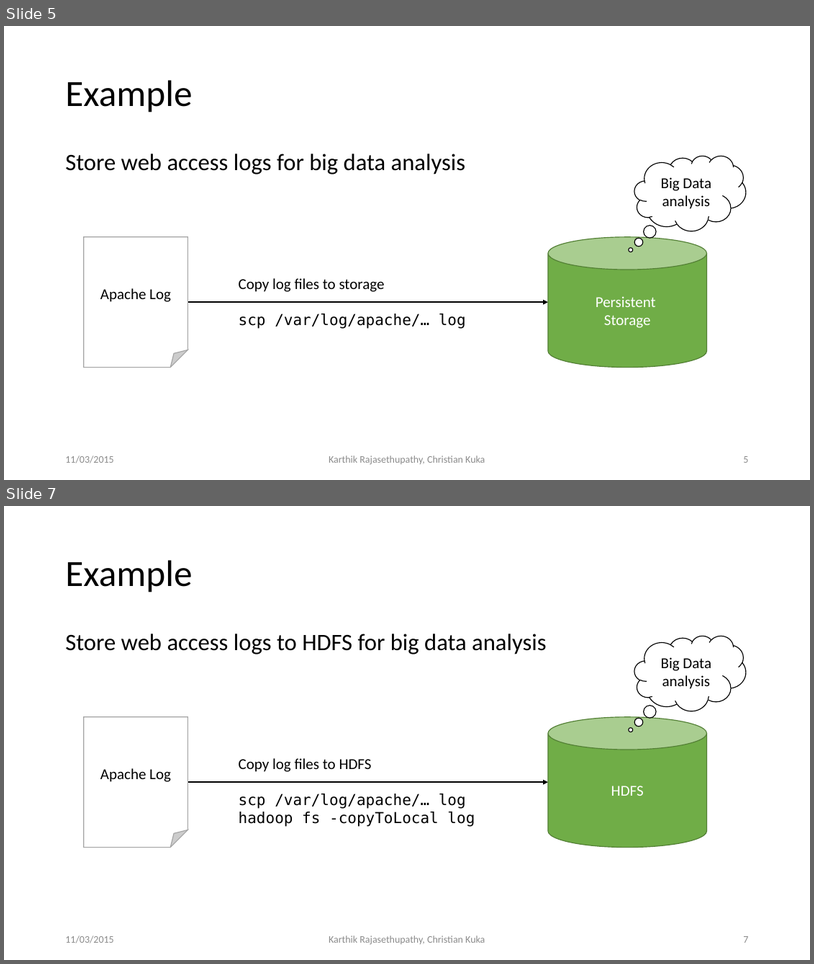
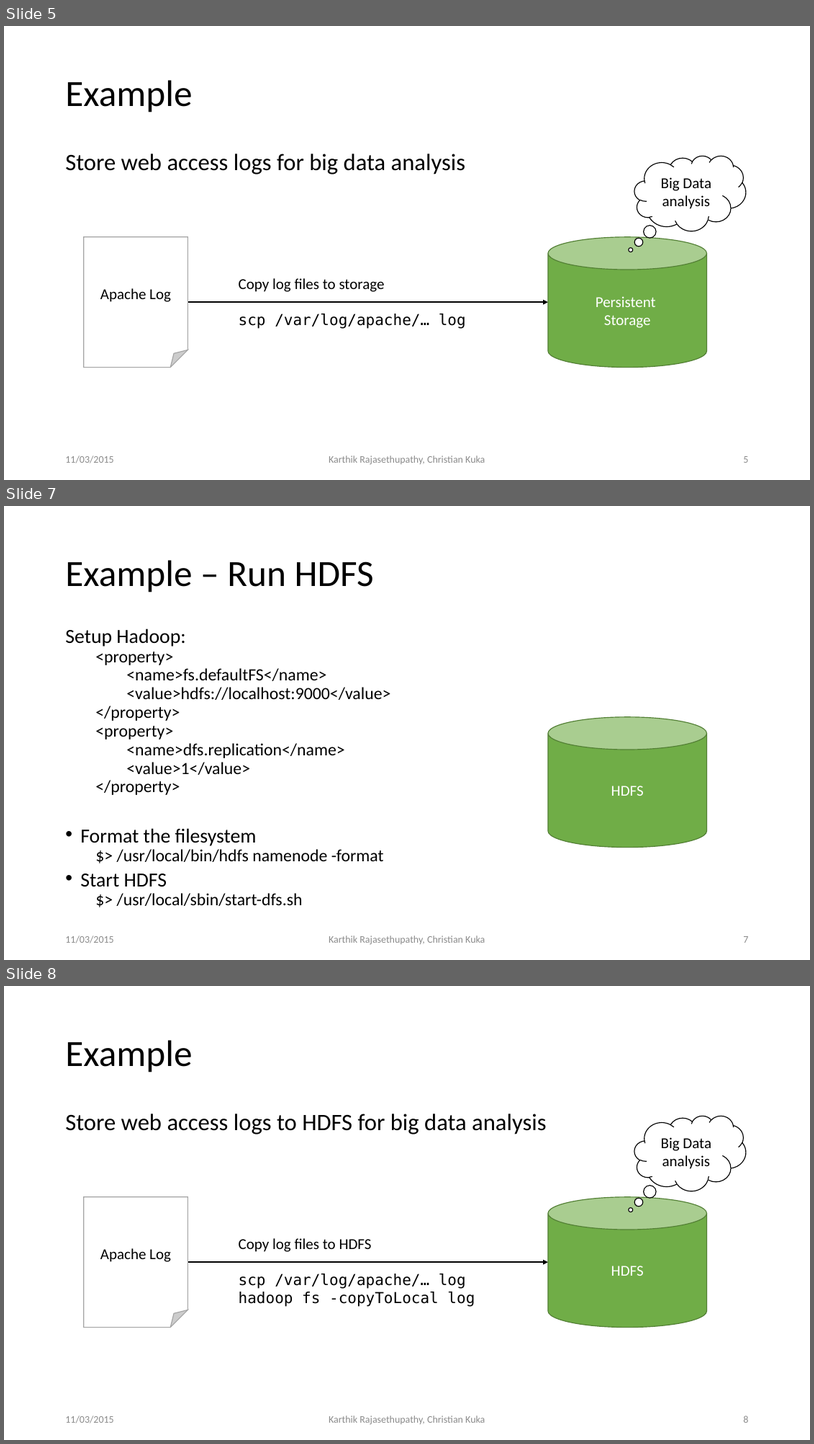
Before and after one commit to ckuka/SHDS, a slide deck: slides/ShanghaiDataScience_Master.pptx. Shown one above the other, each under a label of ours: slides 5 and 7 before the commit, slides 5, 7 and 8 after it; the slides between them are not shown. The pictures are 814x964 and 814x1444 pixels, drawn with LibreOffice and Linux fonts; fonts in the diff are those of the drawing. Boxes give left, top, right and bottom in pixels: in the first picture for what was removed or moved away, otherwise in the second. Text is boxed around its words. In the diff, an @@ line names an element or a change of style, - is before the commit and + after.

```diff
--- a/slides/ShanghaiDataScience_Master.pptx
+++ b/slides/ShanghaiDataScience_Master.pptx
@@ slide 7 added at <box>4,506,810,960</box>, background #FFFFFF @@
@@ title added at <box>65,560,374,592</box>, 44 pt, text #000000 @@
+Example – Run HDFS
@@ text added at <box>65,628,391,906</box>, 20.4 pt, text #000000 @@
+Setup Hadoop:
+  <property>
+  <name>fs.defaultFS</name>
+  <value>hdfs://localhost:9000</value>
+  </property>
+  <property>
+  <name>dfs.replication</name>
+  <value>1</value>
+  </property>
+• Format the filesystem
+  $> /usr/local/bin/hdfs namenode -format
+• Start HDFS
+  $> /usr/local/sbin/start-dfs.sh
@@ cylinder added at <box>548,717,707,847</box>, fill #70AD47, outline #538035 1 pt, 18 pt, text #FFFFFF @@
+HDFS
@@ text added at <box>65,935,113,943</box>, 12 pt, text #8C8C8C @@
+11/03/2015
@@ text added at <box>329,935,485,944</box>, 12 pt, text #8C8C8C @@
+Karthik Rajasethupathy, Christian Kuka
@@ page number added at <box>743,936,748,942</box>, 12 pt, text #8C8C8C @@
+7
@@ what was slide 7 is now slide 8 @@
@@ page number at <box>743,1415,748,1422</box>: text changed @@
-7
+8
```
Also in this commit, not shown: 9 slides changed, 2 other slides added, 4 other files.
